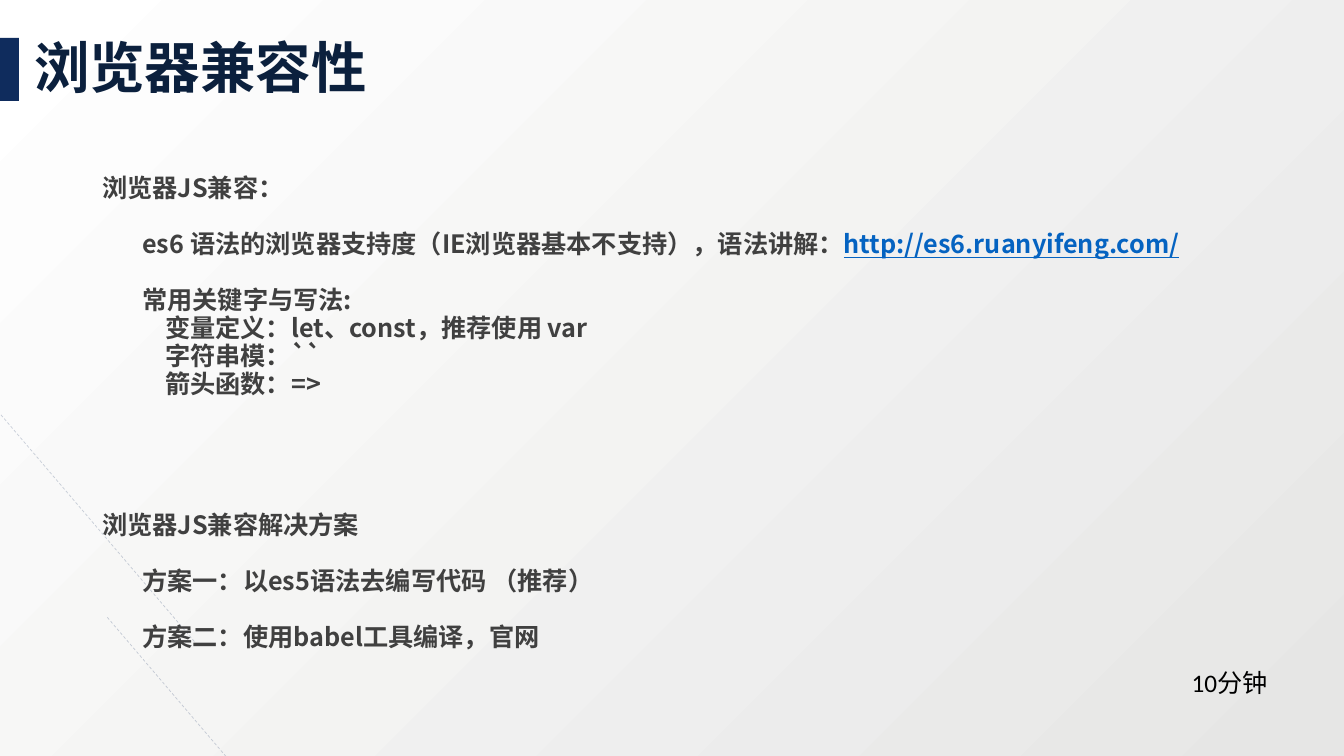
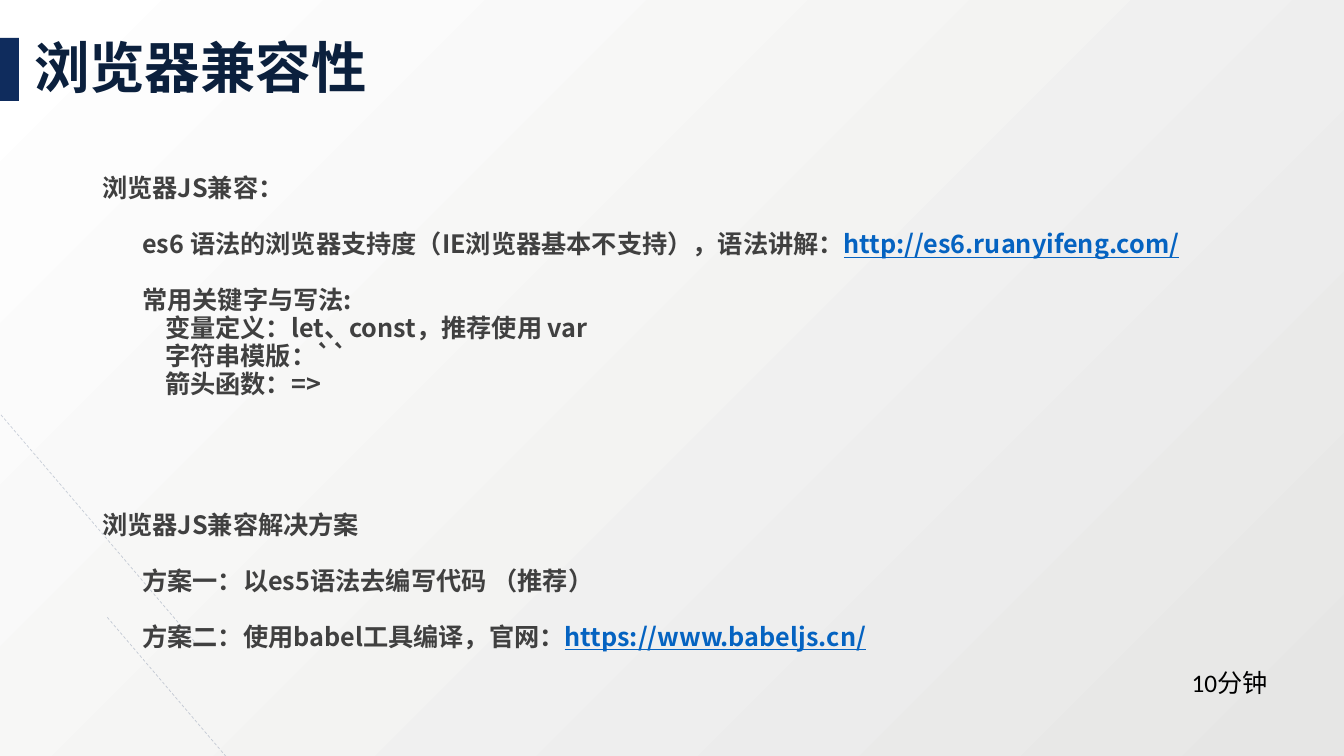
Before and after one commit to hmesingfw/charantia, a slide deck: slide 7 of demo/vue-demo/Vue 学习培训.pptx. Drawn at 1344x756 pixels with LibreOffice and Linux fonts; fonts in the diff are those of the drawing. Boxes give left, top, right and bottom in pixels: in the first picture for what was removed or moved away, otherwise in the second. Text is boxed around its words. In the diff, an @@ line names an element or a change of style, - is before the commit and + after.

```diff
--- a/demo/vue-demo/Vue 学习培训.pptx
+++ b/demo/vue-demo/Vue 学习培训.pptx
@@ text at bbox=[165, 342, 348, 372]: text changed @@
-字符串模：``
+字符串模版：``
@@ text at bbox=[142, 624, 866, 652]: text changed; text colour #404040 to #0563C1 @@
-方案二：使用babel工具编译，官网
+方案二：使用babel工具编译，官网：https://www.babeljs.cn/
```
Also in this commit, not shown: 3 other slides changed, 1 slide added, 31 other files.
